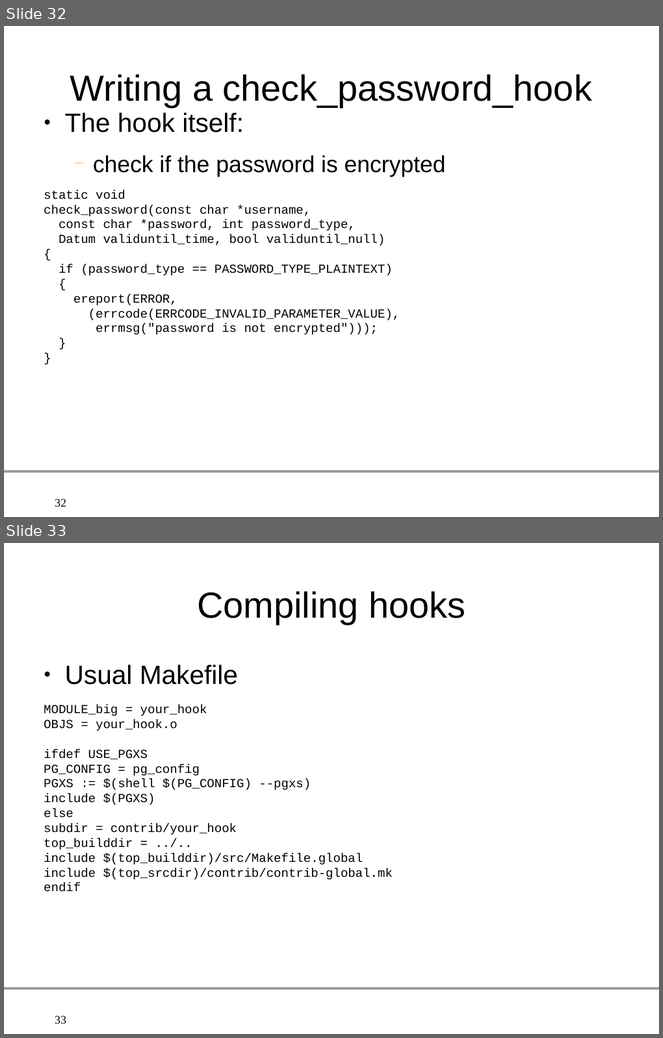
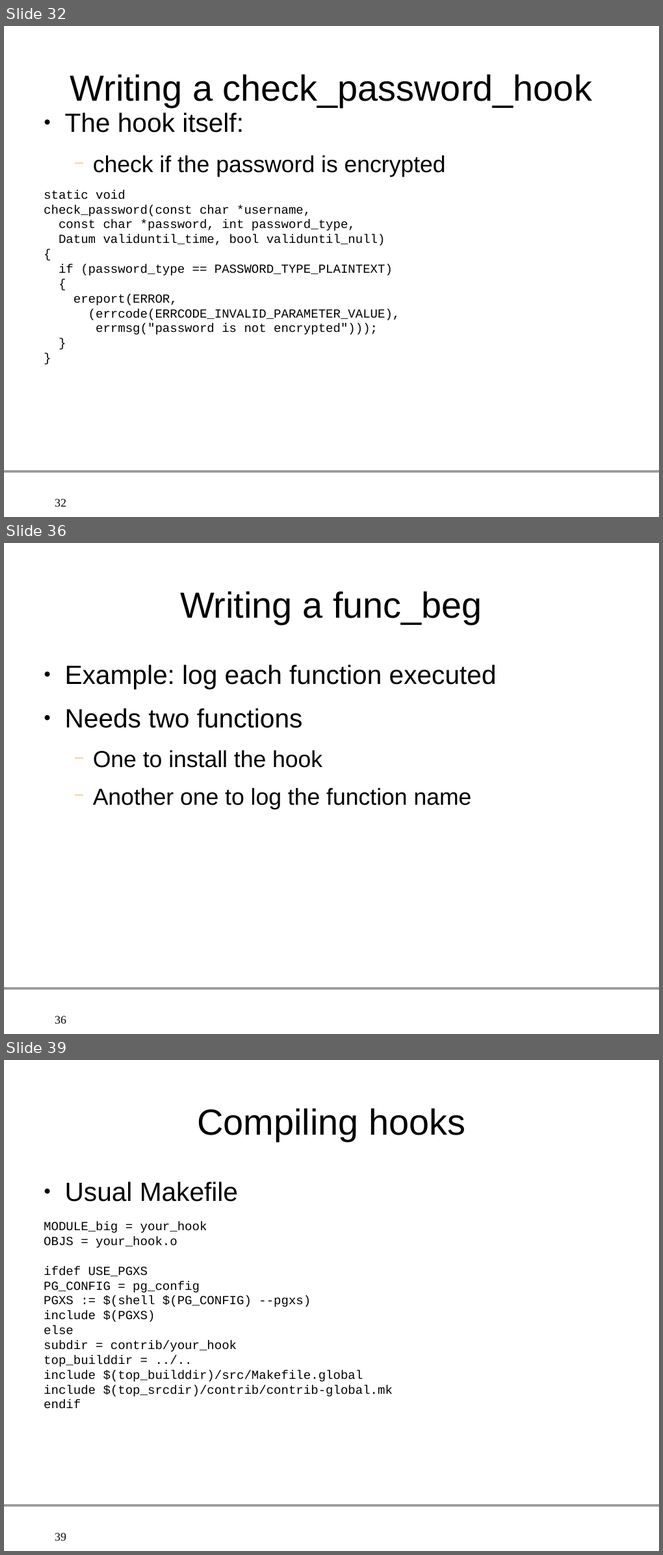
Before and after one commit to gleu/Hooks-in-PostgreSQL, a slide deck: hooks_in_postgresql.odp. Shown one above the other, each under a label of ours: slides 32 and 33 before the commit, slides 32, 36 and 39 after it; the slides between them are not shown. The pictures are 663x1038 and 663x1555 pixels, drawn with LibreOffice and Linux fonts; fonts in the diff are those of the drawing; background and template pictures are left out. Boxes give left, top, right and bottom in pixels: in the first picture for what was removed or moved away, otherwise in the second. Text is boxed around its words. In the diff, an @@ line names an element or a change of style, - is before the commit and + after.

Commit message:
Add more informations on PLpgsql plugin hooks, and an example

```diff
--- a/hooks_in_postgresql.odp
+++ b/hooks_in_postgresql.odp
@@ slide 36 added at [4, 543, 659, 1034], background #FFFFFF; not listed: 2 template elements that a slide beside it also shows @@
@@ title added at [180, 591, 482, 624], 44 pt, text #000000 @@
+Writing a func_beg
@@ text added at [65, 665, 497, 809], 28 pt, text #000000 @@
+● Example: log each function executed
+● Needs two functions
+  − One to install the hook
+  − Another one to log the function name
@@ what was slide 33 is now slide 39 @@
@@ page number at [55, 1533, 66, 1541]: text changed @@
-33
+39
```
Also in this commit, not shown: 2 slides changed, 6 other slides added, 1 slide removed, 3 other files.
